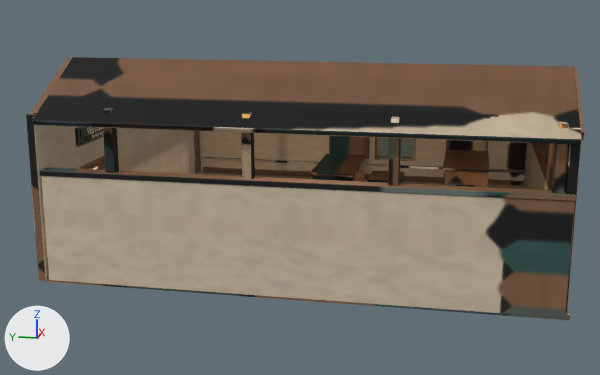
The glTF model public/room-art/compaii-atelier/gallery-sealed.glb, before and after one commit.
Both versions are drawn from a camera (50 mm lens) standing at (-22.82, -3.57, 6.77) and looking at (-0.58, 0.87, 1.21). Every picture has the same lights, and +X, +Y and +Z are marked at lower left. The picture after the commit comes second. Vertices at exactly the same position are counted once.

The first picture shows 'VIS · Collection gallery'.
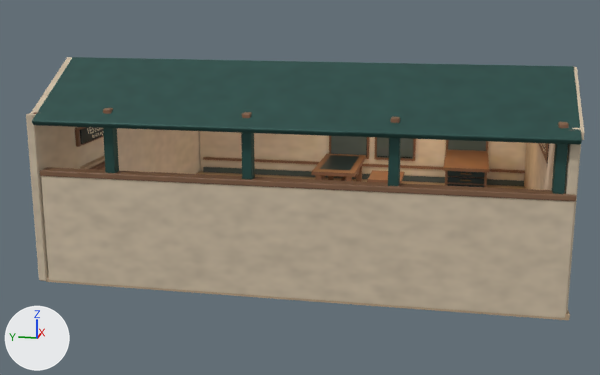
What the commit changed:
me_cube_194 is used by ob_vis___collection_gallery; location (0.0, 0.0, 0.0).
me_cube_194 had 9960 vertices, 19524 faces and spanned x -6.11..5.92, y -5.89..6.06, z -0.03..5.03.
me_cube_194 now has 11672 vertices, 22876 faces and spans x -6.11..5.92, y -5.89..6.06, z -0.03..5.03.
me_cube_194 part 1: the loose piece of 96 vertices spanning x 1.99..4.8, y -0.31..1.01, z 0.1..1.02 is scaled about its middle by (-0.256, -0.0259, 0.295), then moved by (0.77, 0.52, 0.23), in mat_blue_gunmetal.
me_cube_194 part 2: the loose piece of 96 vertices spanning x 1.96..1.97, y 0.13..0.57, z 0.44..0.46 is scaled about its middle by (8.16, 2.45, 9.44), then moved by (0.06, -4.03, 0.36), in mat_blue_gunmetal.
me_cube_194 part 3: the loose piece of 96 vertices spanning x 1.96..1.97, y -3.9..-3.46, z 0.59..0.61 is copied, and the copy is scaled about its middle by (8.16, 2.45, 9.44), then moved by (0.06, 0.0, 0.62), in mat_blue_gunmetal; it spans x 1.99..2.06, y -4.22..-3.14, z 1.14..1.3.
me_cube_194 part 4: 184 vertices moved from x 1.84..4.84, y -1.77..1.04, z 0.86..1.11 to x 1.84..4.83, y -1.77..1.03, z 0.87..1.11; 1040 vertices added at x 1.87..4.74, y -1.74..0.93, z 0.1..1.11.
me_cube_194 part 5: 37 vertices moved from x 1.95..4.83, y -4.36..-2.99, z 1.31..1.41 to x 1.96..4.83, y -4.36..-3.0, z 1.31..1.41; 142 vertices removed from x 1.95..4.84, y -4.37..-2.99, z 0.1..1.41; 334 vertices added at x 1.95..4.83, y -4.36..-3.0, z 0.1..1.41.
me_cube_194 part 6: 17524 kept faces spanning x -6.11..5.92, y -5.89..6.06, z -0.03..5.03 get new texture (UV) coordinates.
Other edits to the shape of me_cube_194 do not show in these pictures.

Location of each change, [x1, y1, x2, y2] in pixels of the pictures (600 x 375 px; the box of a moved part takes in the faces that stretch with it):
part 1 of me_cube_194, moved or reshaped (not visible afterwards): before [313, 160, 365, 182]
part 2 of me_cube_194, moved or reshaped (not visible before): after [447, 184, 484, 187]
part 3 of me_cube_194, added: after [448, 171, 485, 178]
part 4 of me_cube_194, cut back: [311, 154, 405, 183] in both
part 5 of me_cube_194, cut back: before [443, 150, 490, 187]; after [443, 149, 490, 187]
part 6 of me_cube_194, surface changed: [26, 57, 584, 320] in both
